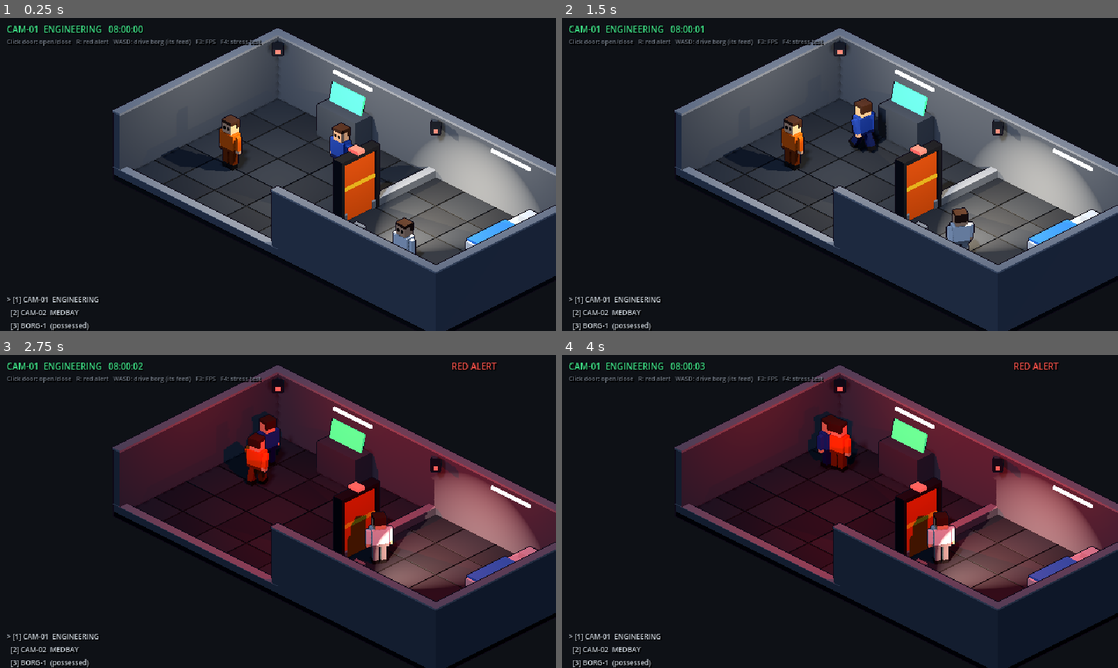
Above: before the commit, frames 1-4 (two rows, left to right).
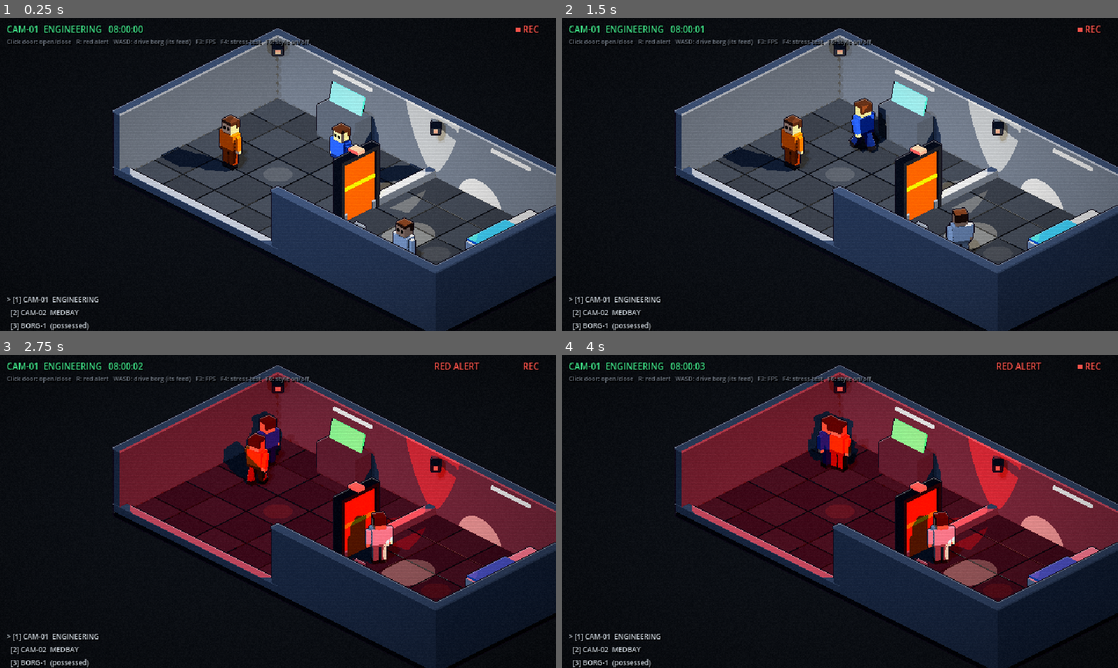
Above: after the commit, the same moments.

Repository: apfpabo/Overseer
Game: Godot game, scene res://scenes/main/main.tscn
Two runs of this game, one before a commit and one after it. Both use one fixed random seed, a clock stepped at 60 frames per second and the inputs below.
Inputs (mouse positions are in pixels of both pictures, inside the frame that each line leads up to):
- Up to frame 1 (0.25 s): no input
- Up to frame 2 (1.5 s): move the mouse to (962, 158) at 0.52 s; hold D 0.53-1.28 s; tap 1 at 0.6 s; click (962, 158) at 0.67 s; move the mouse to (728, 190) at 1.27 s; hold S from 1.28 s (still down); tap 9 at 1.35 s; click (728, 190) at 1.42 s
- Up to frame 3 (2.75 s): move the mouse to (333, 442) at 2.02 s; release S at 2.03 s; hold D from 2.03 s (still down); tap R at 2.1 s; click (333, 442) at 2.17 s
- Up to frame 4 (4 s): move the mouse to (812, 574) at 2.77 s; release D at 2.78 s; hold W 2.78-3.53 s; tap 1 at 2.85 s; click (812, 574) at 2.92 s; move the mouse to (1006, 558) at 3.52 s; hold A from 3.53 s (still down); tap 9 at 3.6 s; click (1006, 558) at 3.67 s

The runs differ from the first frame. In frame 1, 21% of the frame differs, in the area x 20-100%, y 2-82%; in frame 2, 21%; in frame 3, 24%; in frame 4, 24%.

Commit message:
style: cel-banded lighting, top-edge highlights, camera-feed finish (F6 toggles)
Co-Authored-By: Claude Opus 5.5 <noreply@anthropic.com>
Claude-Session: https://claude.ai/code/session_0112riLDH5StgB6GGP6QpgMS

Diff:
--- a/scenes/actors/borg.gd
+++ b/scenes/actors/borg.gd
@@ -8,6 +8,7 @@
 
 var display_name: String = "BORG-1"
 var possessed: bool = false
+var module_color: Color = Palette.BORG_ENGINEERING
 ## Callable(pos: Vector3) -> bool, provided by the station: can the borg's
 ## centre stand here? (The station leaves room for the borg's body.)
 var walkable_check: Callable
@@ -18,10 +19,11 @@
 var _headlamp: SpotLight3D
 
 
-func setup(module_color: Color) -> void:
+func setup(color: Color) -> void:
+	module_color = color
 	var model := BorgModel.new()
 	add_child(model)
-	model.build(module_color)
+	model.build(color)
 	_headlamp = SpotLight3D.new()
 	_headlamp.position = Vector3(0.0, 0.85, 0.2)
 	# A SpotLight shines along -Z: turn it to face forward (+Z) and tilt it down.
--- a/scenes/feeds/feed_camera.gd
+++ b/scenes/feeds/feed_camera.gd
@@ -13,6 +13,7 @@
 
 ## Node being followed (a borg), or null for a fixed station view.
 var follow_target: Node3D
+var outline: OutlinePass
 
 var _iso_basis: Basis
 
@@ -22,7 +23,8 @@
 	near = 0.1
 	far = 200.0
 	_iso_basis = Basis.from_euler(Vector3(deg_to_rad(PITCH_DEGREES), deg_to_rad(YAW_DEGREES), 0.0))
-	add_child(OutlinePass.new())
+	outline = OutlinePass.new()
+	add_child(outline)
 
 
 func _process(_delta: float) -> void:
--- /dev/null
+++ b/scenes/feeds/feed_look.gd
@@ -0,0 +1,58 @@
+class_name FeedLook
+extends RefCounted
+## The "security camera" finish on the pixel view, applied as a 2D shader on
+## the PixelView: a saturation boost (like the art test), faint scanlines,
+## a vignette, a little moving noise, and an optional tint (borg feeds).
+
+const SHADER_CODE := """
+shader_type canvas_item;
+
+uniform bool enabled = true;
+uniform float saturation = 1.25;
+uniform float scanlines = 0.10;
+uniform float vignette = 0.45;
+uniform float noise = 0.035;
+uniform vec4 tint : source_color = vec4(1.0);
+uniform float tint_amount = 0.0;
+uniform vec2 pixel_count = vec2(640.0, 360.0);
+
+float hash(vec2 p) {
+	return fract(sin(dot(p, vec2(12.9898, 78.233))) * 43758.5453);
+}
+
+void fragment() {
+	vec4 source = texture(TEXTURE, UV);
+	vec3 col = source.rgb;
+	if (enabled) {
+		float luma = dot(col, vec3(0.299, 0.587, 0.114));
+		col = mix(vec3(luma), col, saturation);
+		col = mix(col, luma * tint.rgb * 1.5, tint_amount);
+		vec2 pixel = floor(UV * pixel_count);
+		col *= 1.0 - scanlines * mod(pixel.y, 2.0);
+		vec2 from_center = UV - 0.5;
+		col *= 1.0 - vignette * dot(from_center, from_center) * 2.0;
+		col += (hash(pixel + floor(TIME * 12.0)) - 0.5) * noise;
+	}
+	COLOR = vec4(col, source.a);
+}
+"""
+
+const BORG_TINT_AMOUNT := 0.22
+
+
+static func create_material() -> ShaderMaterial:
+	var shader := Shader.new()
+	shader.code = SHADER_CODE
+	var mat := ShaderMaterial.new()
+	mat.shader = shader
+	return mat
+
+
+static func set_enabled(mat: ShaderMaterial, enabled: bool) -> void:
+	mat.set_shader_parameter(&"enabled", enabled)
+
+
+## Tints the feed toward `color` (a borg's module color), or clears it.
+static func set_tint(mat: ShaderMaterial, color: Color, active: bool) -> void:
+	mat.set_shader_parameter(&"tint", color)
+	mat.set_shader_parameter(&"tint_amount", BORG_TINT_AMOUNT if active else 0.0)
--- a/scenes/feeds/outline_pass.gd
+++ b/scenes/feeds/outline_pass.gd
@@ -1,7 +1,8 @@
 class_name OutlinePass
 extends MeshInstance3D
 ## Draws a 1-pixel dark outline around everything in the pixel view, like the
-## sprite outline in the approved art test (tools/blender/pixel_lit.py).
+## sprite outline in the approved art test (tools/blender/pixel_lit.py), and a
+## 1-pixel light highlight along the top edge of every shape (D-013).
 ## It's a full-screen quad attached to the feed camera. Its shader reads the
 ## depth of each pixel: a pixel gets darkened when a neighbour is clearly
 ## closer to the camera, so the line sits just outside each silhouette.
@@ -11,6 +12,9 @@
 render_mode unshaded, depth_draw_never, depth_test_disabled, cull_disabled, fog_disabled, shadows_disabled;
 
 uniform sampler2D depth_tex : hint_depth_texture, filter_nearest, repeat_disable;
+uniform sampler2D screen_tex : hint_screen_texture, filter_nearest, repeat_disable;
+// How much the top-edge pixel is brightened (0 = no highlight).
+uniform float highlight = 0.35;
 uniform vec4 outline_color : source_color = vec4(0.07, 0.055, 0.1, 1.0);
 // Meters of depth jump that count as an edge. Big enough that sloped floors
 // and wall caps don't get lines, small enough that a person against a wall does.
@@ -35,18 +39,32 @@
 void fragment() {
 	vec2 pixel = 1.0 / VIEWPORT_SIZE;
 	float here = view_depth(SCREEN_UV, INV_PROJECTION_MATRIX);
-	float jump = 0.0;
-	jump = max(jump, here - view_depth(SCREEN_UV + vec2(pixel.x, 0.0), INV_PROJECTION_MATRIX));
-	jump = max(jump, here - view_depth(SCREEN_UV - vec2(pixel.x, 0.0), INV_PROJECTION_MATRIX));
-	jump = max(jump, here - view_depth(SCREEN_UV + vec2(0.0, pixel.y), INV_PROJECTION_MATRIX));
-	jump = max(jump, here - view_depth(SCREEN_UV - vec2(0.0, pixel.y), INV_PROJECTION_MATRIX));
-	if (jump < threshold) {
+	float above = view_depth(SCREEN_UV - vec2(0.0, pixel.y), INV_PROJECTION_MATRIX);
+	float below = view_depth(SCREEN_UV + vec2(0.0, pixel.y), INV_PROJECTION_MATRIX);
+	float left = view_depth(SCREEN_UV - vec2(pixel.x, 0.0), INV_PROJECTION_MATRIX);
+	float right = view_depth(SCREEN_UV + vec2(pixel.x, 0.0), INV_PROJECTION_MATRIX);
+
+	// Outline: a neighbour is clearly closer, so this pixel is just outside a shape.
+	float jump = max(max(here - above, here - below), max(here - left, here - right));
+	if (jump > threshold) {
+		ALBEDO = outline_color.rgb;
+	} else if (highlight > 0.0 && above - here > threshold) {
+		// Top edge: the pixel above is much farther away (space, or the floor behind).
+		ALBEDO = mix(texture(screen_tex, SCREEN_UV).rgb, vec3(1.0), highlight);
+	} else {
 		discard;
 	}
-	ALBEDO = outline_color.rgb;
 	ALPHA = 1.0;
 }
 """
+
+
+var _material: ShaderMaterial
+
+
+## Top-edge highlight strength, 0 to turn it off.
+func set_highlight(amount: float) -> void:
+	_material.set_shader_parameter(&"highlight", amount)
 
 
 func _ready() -> void:
@@ -55,10 +73,10 @@
 	mesh = quad
 	var shader := Shader.new()
 	shader.code = SHADER_CODE
-	var mat := ShaderMaterial.new()
-	mat.shader = shader
-	mat.set_shader_parameter(&"outline_color", Palette.OUTLINE)
-	material_override = mat
+	_material = ShaderMaterial.new()
+	_material.shader = shader
+	_material.set_shader_parameter(&"outline_color", Palette.OUTLINE)
+	material_override = _material
 	cast_shadow = GeometryInstance3D.SHADOW_CASTING_SETTING_OFF
 	# The quad is placed by the shader, so never let Godot cull it.
 	extra_cull_margin = 16384.0
--- a/scenes/main/main.gd
+++ b/scenes/main/main.gd
@@ -7,11 +7,15 @@
 const ROOM_VIEW_HEIGHT := 7.0
 const BORG_VIEW_HEIGHT := 6.0
 const RAY_LENGTH := 300.0
+const HIGHLIGHT_AMOUNT := 0.35
 
 var _station: Station
 var _camera: FeedCamera
 var _static: StaticOverlay
 var _hud: Hud
+var _feed_look: ShaderMaterial
+## Stylized look (cel bands, highlights, camera finish). F6 compares with the plain look.
+var _stylized: bool = true
 ## Each entry: { "name": String, "camera": StationCamera } or { "name": String, "borg": true }.
 var _feeds: Array[Dictionary] = []
 var _current_feed: int = 0
@@ -71,6 +75,8 @@
 		KEY_F4:
 			_hud.show_fps = true
 			_station.spawn_stress_rooms()
+		KEY_F6:
+			_set_stylized(not _stylized)
 
 
 func _build_pixel_view() -> void:
@@ -82,6 +88,8 @@
 	pixel_view.stretch = false
 	pixel_view.texture_filter = CanvasItem.TEXTURE_FILTER_NEAREST
 	pixel_view.mouse_filter = Control.MOUSE_FILTER_IGNORE
+	_feed_look = FeedLook.create_material()
+	pixel_view.material = _feed_look
 	add_child(pixel_view)
 	pixel_view.position = Vector2.ZERO
 	pixel_view.size = Vector2(PIXEL_SIZE)
@@ -101,6 +109,7 @@
 	_camera.name = "FeedCamera"
 	viewport.add_child(_camera)
 	_camera.current = true
+	_set_stylized(_stylized)
 
 
 func _build_ui() -> void:
@@ -111,6 +120,7 @@
 	ui.add_child(_static)
 	_hud = Hud.new()
 	ui.add_child(_hud)
+	_hud.show_rec = _stylized
 
 
 ## Feed order: room cameras first, then the borg, then any extra cameras
@@ -152,8 +162,18 @@
 	for feed: Dictionary in _feeds:
 		names.append(feed["name"])
 	_hud.set_feeds(names, index)
+	FeedLook.set_tint(_feed_look, _station.borg.module_color, borg_feed)
 	if with_static:
 		_static.play()
+
+
+func _set_stylized(enabled: bool) -> void:
+	_stylized = enabled
+	BoxBuilder.set_cel_enabled(enabled)
+	_camera.outline.set_highlight(HIGHLIGHT_AMOUNT if enabled else 0.0)
+	FeedLook.set_enabled(_feed_look, enabled)
+	if _hud != null:
+		_hud.show_rec = enabled
 
 
 func _is_borg_feed(index: int) -> bool:
--- a/scenes/station/station.gd
+++ b/scenes/station/station.gd
@@ -147,7 +147,7 @@
 	var lamp := OmniLight3D.new()
 	lamp.position = center + Vector3(0.0, 2.3, 0.0)
 	lamp.omni_range = 9.0
-	lamp.omni_attenuation = 1.5
+	lamp.omni_attenuation = 0.8
 	# Only the two main rooms cast shadows: shadowed lights are the expensive ones.
 	lamp.shadow_enabled = with_camera
 	add_child(lamp)
@@ -255,14 +255,14 @@
 ## state (normal or red alert, station view or borg view).
 func _apply_lighting() -> void:
 	var color: Color = Palette.LIGHT_ALERT if red_alert else Palette.LIGHT_NORMAL
-	var energy: float = 1.6
+	var energy: float = 3.0
 	if red_alert:
-		energy = 1.1 + 0.7 * sin(_alert_clock * 4.0)
+		energy = 2.2 + 1.0 * sin(_alert_clock * 4.0)
 	if _borg_vision:
 		energy *= 0.12
 	for lamp: OmniLight3D in _room_lights:
 		lamp.light_color = color
 		lamp.light_energy = energy
 	_sun.visible = not _borg_vision
-	_sun.light_energy = 0.15 if red_alert else 0.35
+	_sun.light_energy = 0.25 if red_alert else 0.6
 	_environment.ambient_light_energy = 0.15 if _borg_vision else 0.6
--- a/scenes/ui/hud.gd
+++ b/scenes/ui/hud.gd
@@ -7,12 +7,16 @@
 const SHIFT_START_SECONDS := 8 * 3600
 
 var show_fps: bool = false
+## Blinking "REC" light, part of the camera-feed look.
+var show_rec: bool = true
 
 var _feed_title: Label
 var _feed_list: Label
 var _help: Label
 var _alert: Label
 var _fps: Label
+var _rec: Label
+var _rec_dot: ColorRect
 var _feed_title_text: String = ""
 
 
@@ -22,17 +26,28 @@
 	_feed_title = _label(Vector2(8, 6), 10, Palette.AI_OK)
 	_feed_list = _label(Vector2(8, 300), 8, Palette.TEXT)
 	_help = _label(Vector2(8, 22), 7, Palette.TEXT_DIM)
-	_help.text = "Click door: open/close   R: red alert   WASD: drive borg (its feed)   F3: FPS   F4: stress test"
-	_alert = _label(Vector2(520, 6), 10, Palette.AI_ROGUE)
+	_help.text = "Click door: open/close   R: red alert   WASD: drive borg (its feed)   F3: FPS   F4: stress test   F6: style on/off"
+	_alert = _label(Vector2(500, 6), 10, Palette.AI_ROGUE)
 	_alert.text = "RED ALERT"
 	_alert.visible = false
 	_fps = _label(Vector2(560, 22), 8, Palette.AI_WARN)
 	_fps.visible = false
+	_rec_dot = ColorRect.new()
+	_rec_dot.color = Palette.AI_ROGUE
+	_rec_dot.position = Vector2(594, 11)
+	_rec_dot.size = Vector2(5, 5)
+	_rec_dot.mouse_filter = Control.MOUSE_FILTER_IGNORE
+	add_child(_rec_dot)
+	_rec = _label(Vector2(602, 6), 10, Palette.AI_ROGUE)
+	_rec.text = "REC"
 
 
 func _process(_delta: float) -> void:
 	_feed_title.text = "%s   %s" % [_feed_title_text, _clock_text()]
 	_fps.visible = show_fps
+	_rec.visible = show_rec
+	# Blink once a second, like a camera's recording light.
+	_rec_dot.visible = show_rec and fmod(Time.get_ticks_msec() / 1000.0, 1.0) < 0.6
 	if show_fps:
 		_fps.text = "%d FPS" % Engine.get_frames_per_second()
 
--- a/scripts/models/box_builder.gd
+++ b/scripts/models/box_builder.gd
@@ -2,7 +2,35 @@
 extends RefCounted
 ## Builds the chunky box meshes every model is made of (D-007).
 ## Materials are cached per color so identical boxes share one material.
+## Regular boxes use a cel shader: light falls into a few flat bands instead
+## of smooth gradients, like hand-shaded pixel art (D-013).
 
+const CEL_SHADER_CODE := """
+shader_type spatial;
+render_mode specular_disabled;
+
+uniform vec4 albedo : source_color = vec4(1.0);
+// Number of flat light steps between dark and fully lit. 0 = smooth (off).
+uniform float bands = 3.0;
+
+void fragment() {
+	ALBEDO = albedo.rgb;
+	ROUGHNESS = 1.0;
+}
+
+void light() {
+	float lit = clamp(dot(NORMAL, LIGHT), 0.0, 1.0) * ATTENUATION;
+	if (bands > 0.0) {
+		lit = floor(lit * bands + 0.5) / bands;
+	}
+	DIFFUSE_LIGHT += lit * LIGHT_COLOR / PI;
+}
+"""
+
+const CEL_BANDS := 3.0
+
+static var _cel_shader: Shader
+static var _cel_enabled: bool = true
 static var _materials: Dictionary = {}
 static var _meshes: Dictionary = {}
 
@@ -19,31 +47,42 @@
 
 ## Same as box(), but glowing (screens, lamps, status lights). Gets its own
 ## material so its color can change without affecting other boxes.
-static func glow_box(parent: Node3D, box_size: Vector3, center: Vector3, color: Color, energy: float = 2.0) -> MeshInstance3D:
+static func glow_box(parent: Node3D, box_size: Vector3, center: Vector3, color: Color, energy: float = 1.0) -> MeshInstance3D:
 	var mesh_instance := box(parent, box_size, center, color)
 	mesh_instance.material_override = glow_material(color, energy)
 	mesh_instance.cast_shadow = GeometryInstance3D.SHADOW_CASTING_SETTING_OFF
 	return mesh_instance
 
 
-## Shared rough, untextured material for a color.
-static func material(color: Color) -> StandardMaterial3D:
+## Shared cel-shaded, untextured material for a color.
+static func material(color: Color) -> ShaderMaterial:
 	var key: String = color.to_html()
 	if not _materials.has(key):
-		var mat := StandardMaterial3D.new()
-		mat.albedo_color = color
-		mat.roughness = 0.8
+		if _cel_shader == null:
+			_cel_shader = Shader.new()
+			_cel_shader.code = CEL_SHADER_CODE
+		var mat := ShaderMaterial.new()
+		mat.shader = _cel_shader
+		mat.set_shader_parameter(&"albedo", color)
+		mat.set_shader_parameter(&"bands", CEL_BANDS if _cel_enabled else 0.0)
 		_materials[key] = mat
 	return _materials[key]
 
 
-static func glow_material(color: Color, energy: float = 2.0) -> StandardMaterial3D:
+static func glow_material(color: Color, energy: float = 1.0) -> StandardMaterial3D:
 	var mat := StandardMaterial3D.new()
 	mat.albedo_color = color
 	mat.emission_enabled = true
 	mat.emission = color
 	mat.emission_energy_multiplier = energy
 	return mat
+
+
+## Turns banded (cel) lighting on or off for every box, e.g. to compare looks.
+static func set_cel_enabled(enabled: bool) -> void:
+	_cel_enabled = enabled
+	for mat: ShaderMaterial in _materials.values():
+		mat.set_shader_parameter(&"bands", CEL_BANDS if enabled else 0.0)
 
 
 static func _mesh_for(box_size: Vector3) -> BoxMesh:
Not shown, added: scenes/feeds/feed_look.gd.uid
Not shown, changed: docs/ARCHITECTURE.md
Not shown, changed: docs/DECISIONS.md
Not shown, changed: docs/ROADMAP.md
